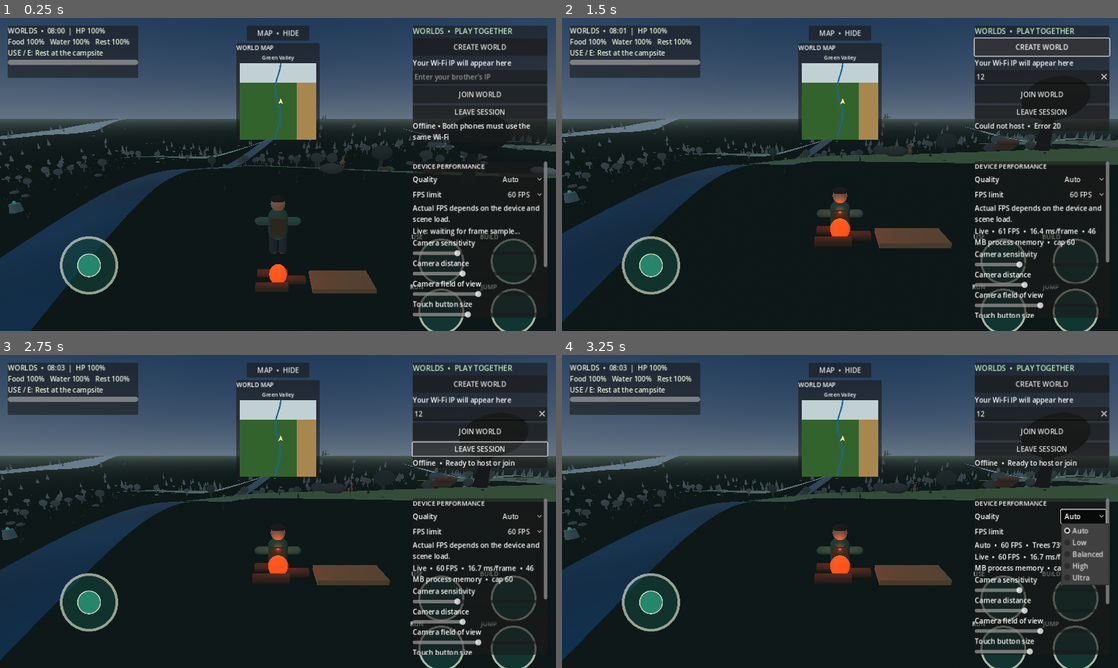
Above: before the commit, frames 1-4 (two rows, left to right).
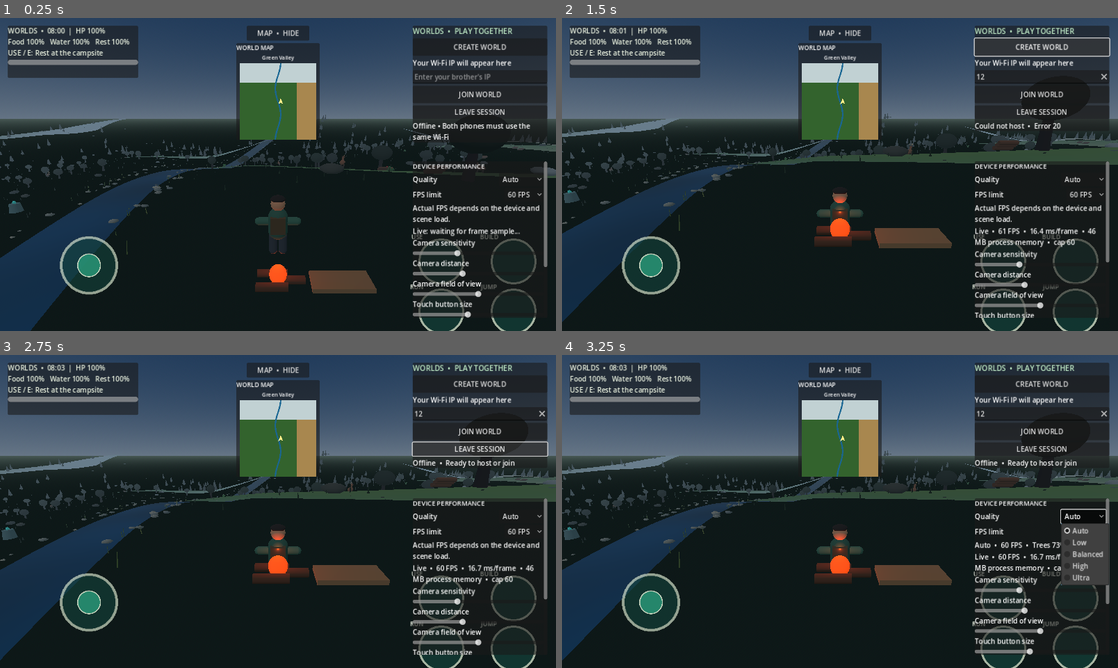
Above: after the commit, the same moments.

Repository: loayh523-lab/WORLDS
Game: Godot game, scene res://scenes/main.tscn
Two runs of this game, one before a commit and one after it. Both use one fixed random seed, a clock stepped at 60 frames per second and the inputs below.
Inputs (mouse positions are in pixels of both pictures, inside the frame that each line leads up to):
- Up to frame 1 (0.25 s): no input
- Up to frame 2 (1.5 s): click (1040, 77) at 0.52 s; type "12" at 0.6 s; click "CREATE WORLD" at 1.25 s
- Up to frame 3 (2.75 s): click "LEAVE SESSION" at 2 s
- Up to frame 4 (3.25 s): click "Auto" at 2.75 s

The runs differ from the first frame. In frame 1, 0.2% of the frame differs, in the area x 1-50%, y 39-76%; in frame 2, 0.2%; in frame 3, 0.2%; in frame 4, 0.2%.

Commit message:
Add instanced riverbank pebbles and reeds

Diff:
--- a/scripts/main.gd
+++ b/scripts/main.gd
@@ -123,6 +123,8 @@
     _create_terrain()
     print("WORLDS_STAGE terrain")
     _create_river()
+    _create_riverbank_details()
+    print("WORLDS_STAGE riverbank_details")
     print("WORLDS_STAGE river")
     _create_forest()
     print("WORLDS_STAGE forest")
@@ -351,6 +353,81 @@
     water_material.shader = water_shader
     water.mesh.surface_set_material(0, water_material)
     add_child(water)
+
+func _create_riverbank_details() -> void:
+    var rng := RandomNumberGenerator.new()
+    rng.seed = 20261112
+
+    var pebble_mesh := SphereMesh.new()
+    pebble_mesh.radius = 0.34
+    pebble_mesh.height = 0.42
+    pebble_mesh.radial_segments = 7
+    pebble_mesh.rings = 4
+    var pebble_multi := MultiMesh.new()
+    pebble_multi.transform_format = MultiMesh.TRANSFORM_3D
+    pebble_multi.use_colors = true
+    pebble_multi.mesh = pebble_mesh
+    pebble_multi.instance_count = 260
+
+    var pebble_material := StandardMaterial3D.new()
+    pebble_material.vertex_color_use_as_albedo = true
+    pebble_material.roughness = 0.98
+
+    for i in range(pebble_multi.instance_count):
+        var z := rng.randf_range(-WORLD_SIZE * 0.46, WORLD_SIZE * 0.46)
+        var center_x := sin(z * 0.018) * 18.0
+        var side := -1.0 if rng.randf() < 0.5 else 1.0
+        var x := center_x + side * rng.randf_range(5.2, 10.5)
+        var scale := rng.randf_range(0.45, 1.35)
+        var pebble_position := Vector3(x, _height_at(x, z) + scale * 0.12, z)
+        var pebble_basis := Basis.from_euler(Vector3(
+            rng.randf_range(-0.2, 0.2),
+            rng.randf_range(0.0, TAU),
+            rng.randf_range(-0.2, 0.2)
+        )).scaled(Vector3(scale * 1.35, scale * 0.72, scale))
+        pebble_multi.set_instance_transform(i, Transform3D(pebble_basis, pebble_position))
+        pebble_multi.set_instance_color(i, Color(0.30, 0.34, 0.33).lerp(Color(0.62, 0.58, 0.48), rng.randf() * 0.72))
+
+    var pebbles := MultiMeshInstance3D.new()
+    pebbles.name = "RiverbankPebbles"
+    pebbles.multimesh = pebble_multi
+    pebbles.material_override = pebble_material
+    add_child(pebbles)
+
+    var reed_mesh := CylinderMesh.new()
+    reed_mesh.top_radius = 0.012
+    reed_mesh.bottom_radius = 0.045
+    reed_mesh.height = 0.82
+    reed_mesh.radial_segments = 4
+    var reed_multi := MultiMesh.new()
+    reed_multi.transform_format = MultiMesh.TRANSFORM_3D
+    reed_multi.use_colors = true
+    reed_multi.mesh = reed_mesh
+    reed_multi.instance_count = 180
+
+    var reed_material := StandardMaterial3D.new()
+    reed_material.vertex_color_use_as_albedo = true
+    reed_material.roughness = 1.0
+
+    for i in range(reed_multi.instance_count):
+        var z := rng.randf_range(-WORLD_SIZE * 0.45, WORLD_SIZE * 0.45)
+        var center_x := sin(z * 0.018) * 18.0
+        var side := -1.0 if rng.randf() < 0.5 else 1.0
+        var x := center_x + side * rng.randf_range(6.0, 10.0)
+        var height_scale := rng.randf_range(0.65, 1.35)
+        var lean := rng.randf_range(-0.16, 0.16)
+        var reed_position := Vector3(x, _height_at(x, z) + 0.35 * height_scale, z)
+        var reed_basis := Basis.from_euler(Vector3(lean, rng.randf_range(0.0, TAU), lean * 0.6)).scaled(
+            Vector3(1.0, height_scale, 1.0)
+        )
+        reed_multi.set_instance_transform(i, Transform3D(reed_basis, reed_position))
+        reed_multi.set_instance_color(i, Color(0.24, 0.34, 0.14).lerp(Color(0.55, 0.52, 0.25), rng.randf() * 0.65))
+
+    var reeds := MultiMeshInstance3D.new()
+    reeds.name = "RiverbankReeds"
+    reeds.multimesh = reed_multi
+    reeds.material_override = reed_material
+    add_child(reeds)
 
 func _create_forest() -> void:
     var rng := RandomNumberGenerator.new()
